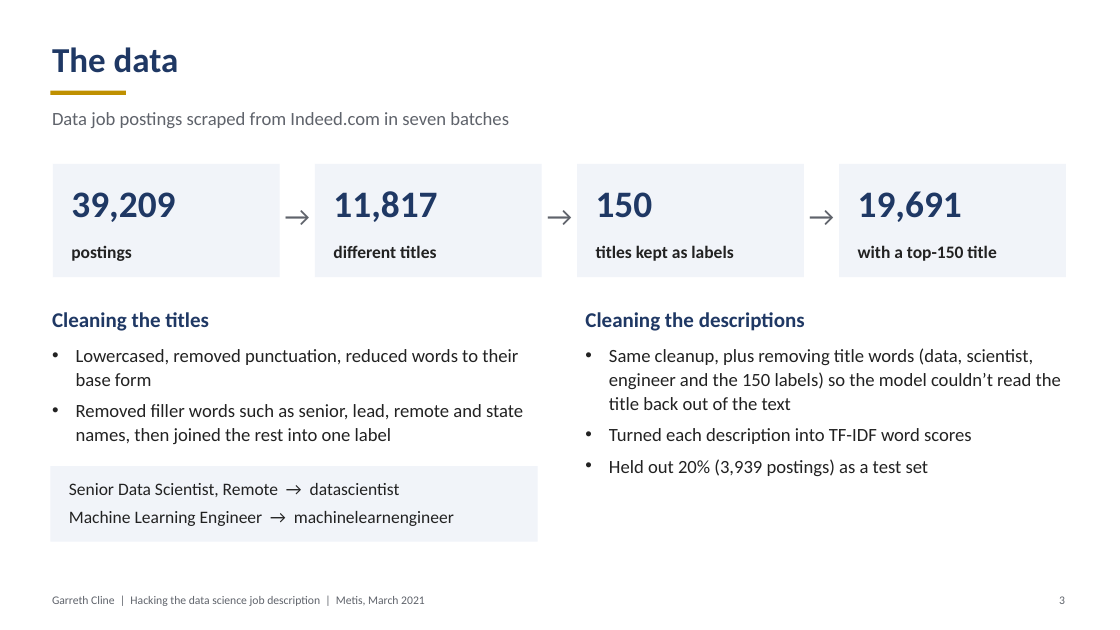
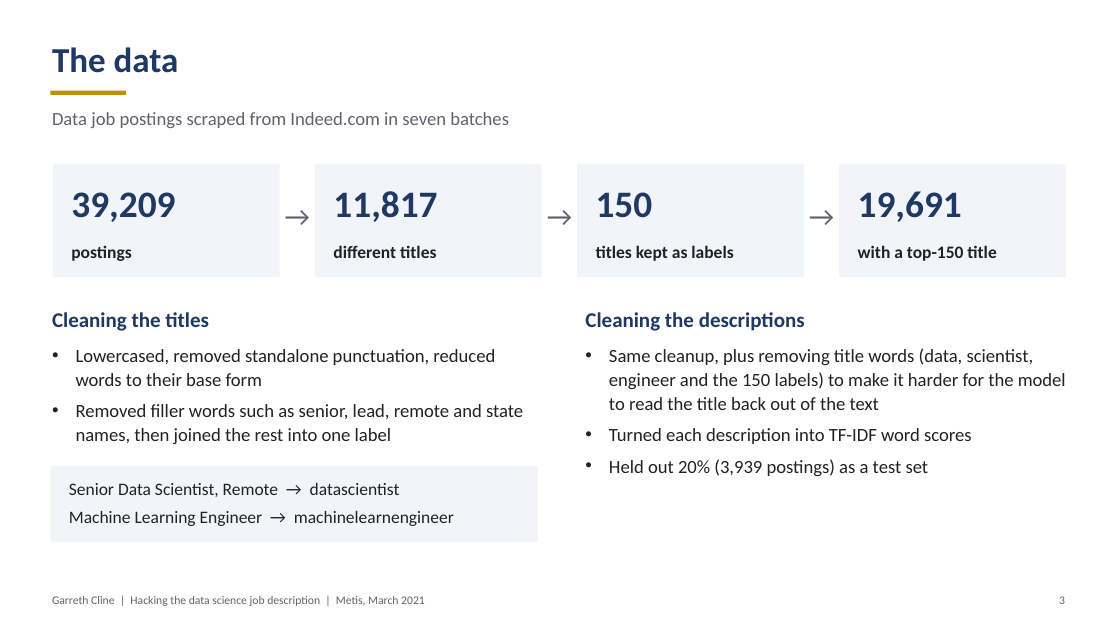
Before and after one commit to garrethcline/Hacking-the-Data-Science-Job-Description, a slide deck: slide 3 of Project 5 Presentation.pptx. Drawn at 1120x630 pixels with LibreOffice and Linux fonts; fonts in the diff are those of the drawing. Boxes give left, top, right and bottom in pixels: in the first picture for what was removed or moved away, otherwise in the second. Text is boxed around its words. In the diff, an @@ line names an element or a change of style, - is before the commit and + after.

```diff
--- a/Project 5 Presentation.pptx
+++ b/Project 5 Presentation.pptx
@@ text at bbox=[76, 349, 495, 386]: text changed @@
-• Lowercased, removed punctuation, reduced words to their base form
+• Lowercased, removed standalone punctuation, reduced words to their base form
@@ text at bbox=[609, 348, 1066, 410]: text changed @@
-• Same cleanup, plus removing title words (data, scientist, engineer and the 150 labels) so the model couldn’t read the title back out of the text
+• Same cleanup, plus removing title words (data, scientist, engineer and the 150 labels) to make it harder for the model to read the title back out of the text
```
Also in this commit, not shown: 5 other slides changed, 2 other files.
